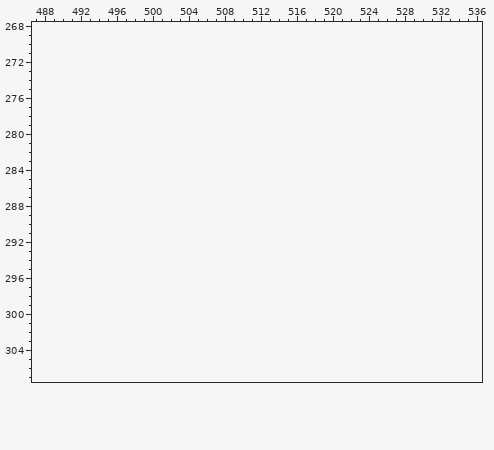
Two versions of one pixel-art file, website/public/tiles/final.aseprite. Above, as it was before the edit.
480x480 pixels, 1 frame. Shown: x 487..536, y 268..307. The old version is drawn lined up with the new one, on the new canvas. The commit also changed other parts of the picture, which this record leaves out.
Palette (. is transparent): 
And afterwards:
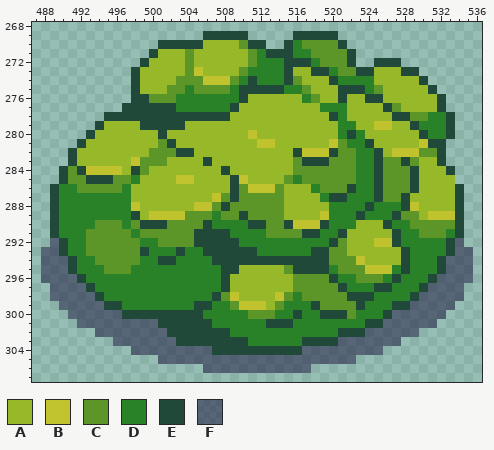
Colours new in this view: A #97b828  B #c0c32d  C #5c9629  D #2a8228  E #204939  F #1b123b82
Diff:
canvas 480x480 -> 600x480
Changed rows in their new state; - is an unchanged pixel.
first column x 488:
269 ------------------EEEEE-----EEEEE---------------
270 -------------EEEEEAAAACEE--EDCCCCE--------------
271 ------------EAAACAAAAAACDEEEDDCCCCE-------------
272 -----------EAAAACAAAAAACDDDEEEDCCCE--EEE--------
273 ----------EAAAAACBAAAACDDDDEAAEEDCCEEAAAEE------
274 ----------EAAAACCCBBBCDEDDDECAAAEDDDDAAAAAE-----
275 ----------EAAACCDCCCCDEEEEEDDCAAAEEEDCAAAAAE----
276 ----------EECCCDDDDDDDEAAAAAADCAAEAAEEAAAAAAE---
277 ---------EEEEEEDDDDDDEAAAAAAAAADDDAAAAECAAAAE---
278 -------EEEEEEEEEEEEEEAAAAAAAAAAAEDAAAAAEECCDDE--
279 ------EAAAAEEEEEAAAAAAAAAAAAAAAAADDAABBAAEDDDE--
280 -----EAAAAAAAEAAAAAAAAABAAAAAAAAADEDAAAAAAEDDE--
281 ----EAAAAAAAACEAAAAAAAAABBAAAAAABCDDEAAAAABEE---
282 ---EAAAAAAAACCCEEAAAAAAAAAAAEBBBECCDDEABBBCCE---
283 ---EAAAAAABCCCAAAAEAAAAAAAAACEEECCCDDECCECAAE---
284 --ECEBBBBAECAAAAAAAAEAAAAAAACCCCCCCDDECCCEAAAE--
285 --ECCEEECCDAAAABBAAAAEBAAAACDCCCCCCDDECCCEAAAA--
286 -EDDCCCCCDAAAAAAAAAAAECBBBCAAADCCCEDDECCCEAAAAE-
287 -EDDDDDDDDAAAAAAAAABCECCCCCAAAADEEDDDECCEAAAAAE-
288 -EDDDDDDDDBAAAAAABBCECCCCCCAAAAADDDDEDDDEBAAAAE-
289 -EDDDDDDDDEABBBBCCCDCCECCCCAAAABDDDEDDDECCABBBE-
290 -EDDDDCCCDCEEECCCCEDDDDEECCEBBBEDDDAAAEDDCCCCCE-
291 -EDDDCCCCCDCCCCCCEEEEDDDDCCCCEEDDEAAAAAEDDCCCDE-
292 -FEDDCCCCCCDDCCCCEEEEEDDDDDDDDDDECAAABBEDDDDDEF-
293 FFEDDCCCCCCEDDDEDDEEEEEEDDDDDDEECCAAAAAAEDDDDEFF
294 FFFEDDCCCCCDDEEDDDDEEEEEEEEEEEEECCCBAAAAEDDDEFFF
295 FFFEDDDCCCDDDDDDDDDDEEAAAAACEEEEDCCCBBBDEDDDEFFF
296 FFFFEDDDDDDDDDDDDDDDEAAAAAAACCCCEDDCCCDEDDDEFFFF
297 -FFFFEDDDDDDDDDDDDDDEAAAAAAACCCCCEDDDEEDDDEFFFF-
298 -FFFFFEDDDDDDDDDDDDECBAAAABCDCCCCCEEEDDDDEFFFFF-
299 --FFFFFEEDDDDDDDDEEDDCBBBACDDDECCCCEDDDEEFFFFF--
300 ---FFFFFFEEEEEEEEEDDDDDCCCDDEDDEEECDDDEFFFFFF---
301 ----FFFFFFFFFEEEEEEDDDDDDEEEDDDDDDDDEEFFFFFF----
302 ------FFFFFFFFEEEEEEEDDDDDDDDDDDDEEEFFFFFF------
303 --------FFFFFFFEEEEEEEEDDDDDDEEEEFFFFFFF--------
304 ----------FFFFFFFFFEEEEEEEEEEFFFFFFFFF----------
305 -------------FFFFFFFFFFFFFFFFFFFFFF-------------
306 ------------------FFFFFFFFFFFF------------------
Changed places in both pictures, as pixel boxes (x1, y1, x2, y2):
added: (41, 31, 473, 373)
